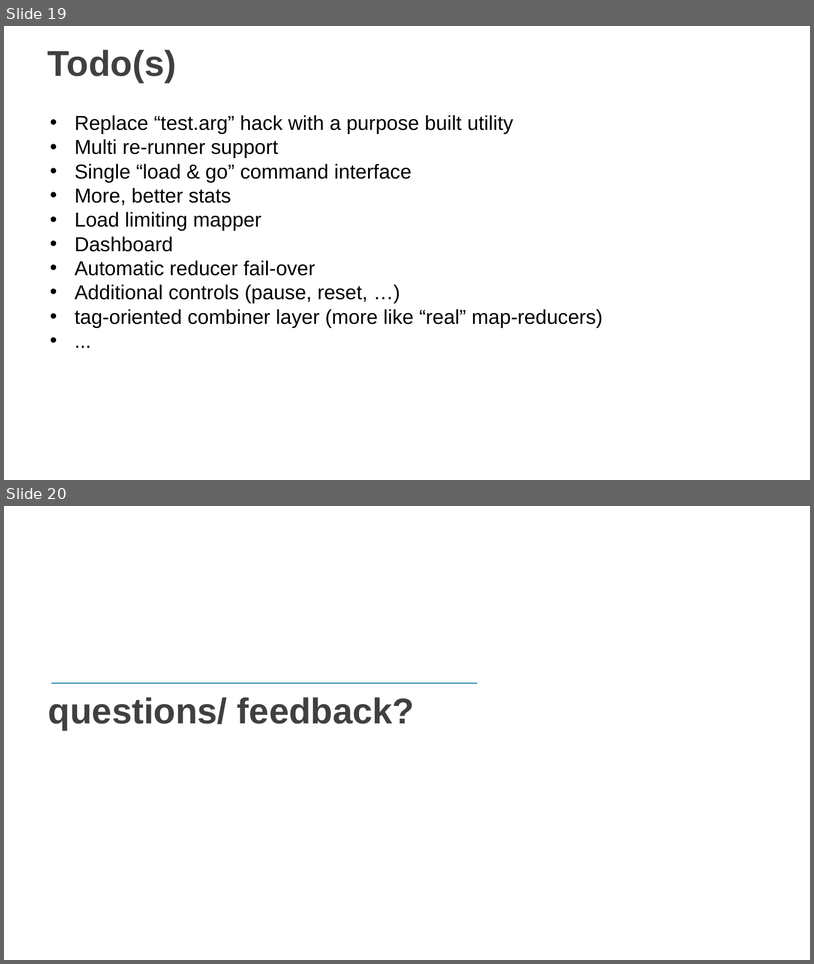
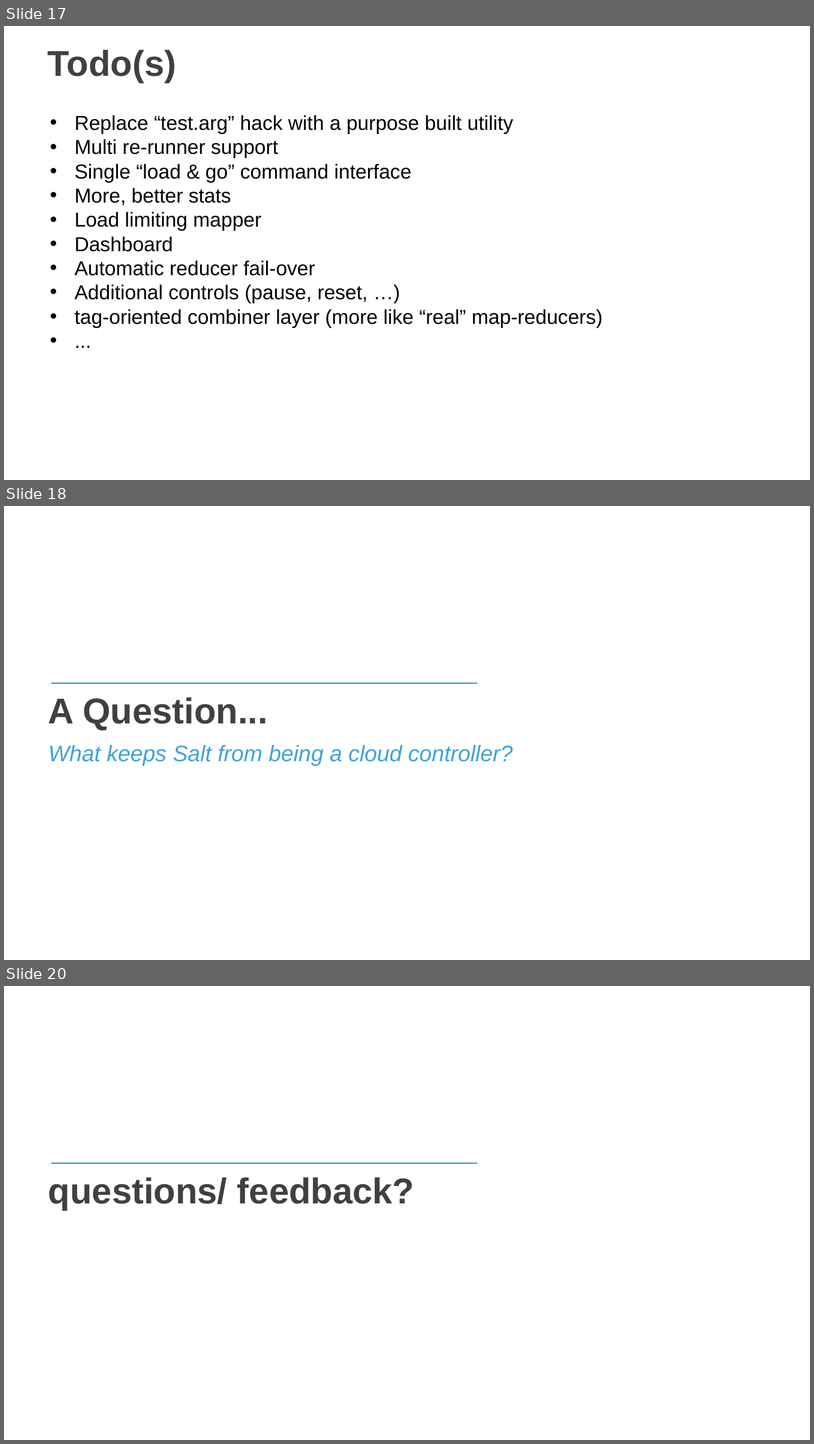
Before and after one commit to edlane/salt-reduce, a slide deck: rerun/saltconf15/SaltConf15 slide template.pptx.pptx. Shown one above the other, each under a label of ours: slides 19 and 20 before the commit, slides 17, 18 and 20 after it; the slides between them are not shown. The pictures are 814x964 and 814x1444 pixels, drawn with LibreOffice and Linux fonts; fonts in the diff are those of the drawing; background and template pictures are left out. Boxes give left, top, right and bottom in pixels: in the first picture for what was removed or moved away, otherwise in the second. Text is boxed around its words. In the diff, an @@ line names an element or a change of style, - is before the commit and + after.

Commit message:
actual slide deck presented at SaltConf15

```diff
--- a/rerun/saltconf15/SaltConf15 slide template.pptx.pptx
+++ b/rerun/saltconf15/SaltConf15 slide template.pptx.pptx
@@ slide 18 added at <box>4,506,810,960</box>, background picture (left out); not listed: 1 template element that a slide beside it also shows @@
@@ title added at <box>48,697,267,730</box>, 32 pt, text #404040, bold @@
+A Question...
@@ text added at <box>48,745,513,765</box>, 20 pt, text #3FA3D9, italic @@
+What keeps Salt from being a cloud controller?
@@ what was slide 19 is now slide 17 @@
```
Also in this commit, not shown: 1 slide changed.
